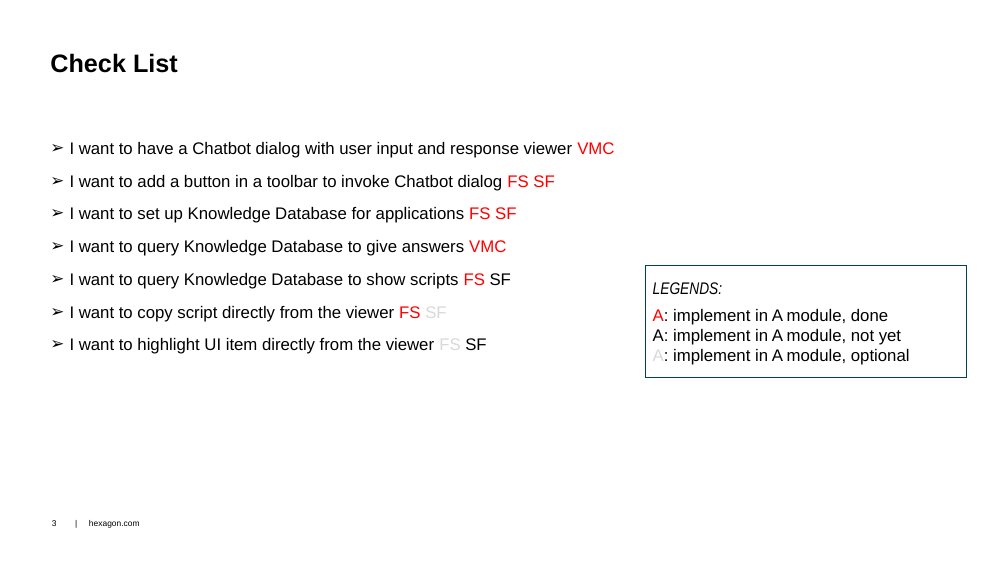
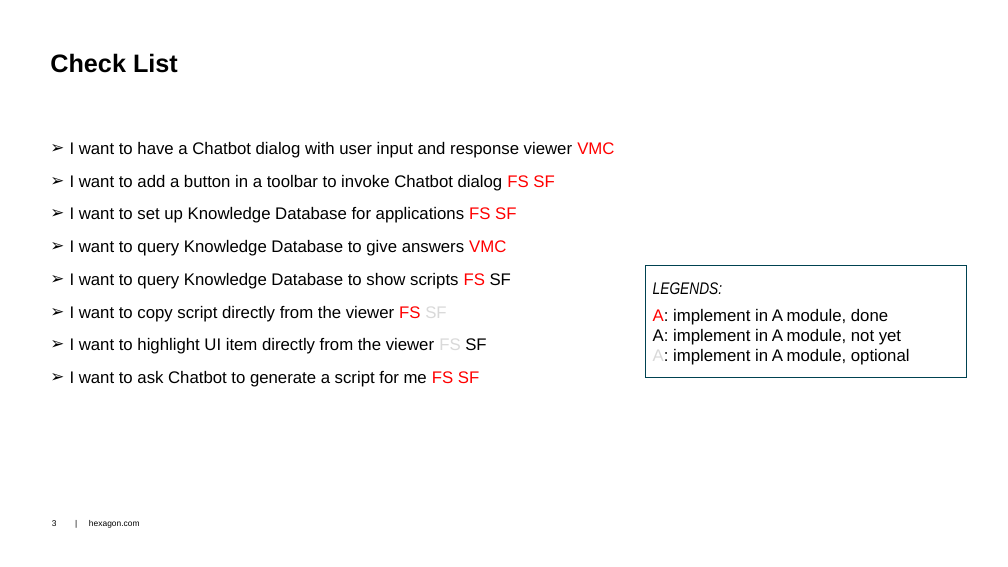
Before and after one commit to dongzgh/protos-vmccopilot, a slide deck: slide 3 of docs/VMC Hackathon 2024 - VMC.Chatbot - Demo.pptx. Drawn at 1008x567 pixels with LibreOffice and Linux fonts; fonts in the diff are those of the drawing; background and template pictures are left out. Boxes give left, top, right and bottom in pixels: in the first picture for what was removed or moved away, otherwise in the second. Text is boxed around its words. In the diff, an @@ line names an element or a change of style, - is before the commit and + after.

```diff
--- a/docs/VMC Hackathon 2024 - VMC.Chatbot - Demo.pptx
+++ b/docs/VMC Hackathon 2024 - VMC.Chatbot - Demo.pptx
@@ text at [70, 371, 479, 387]: paragraph added @@
+➢ I want to ask Chatbot to generate a script for me FS SF
```
Also in this commit, not shown: 3 other slides changed, 1 slide added.
